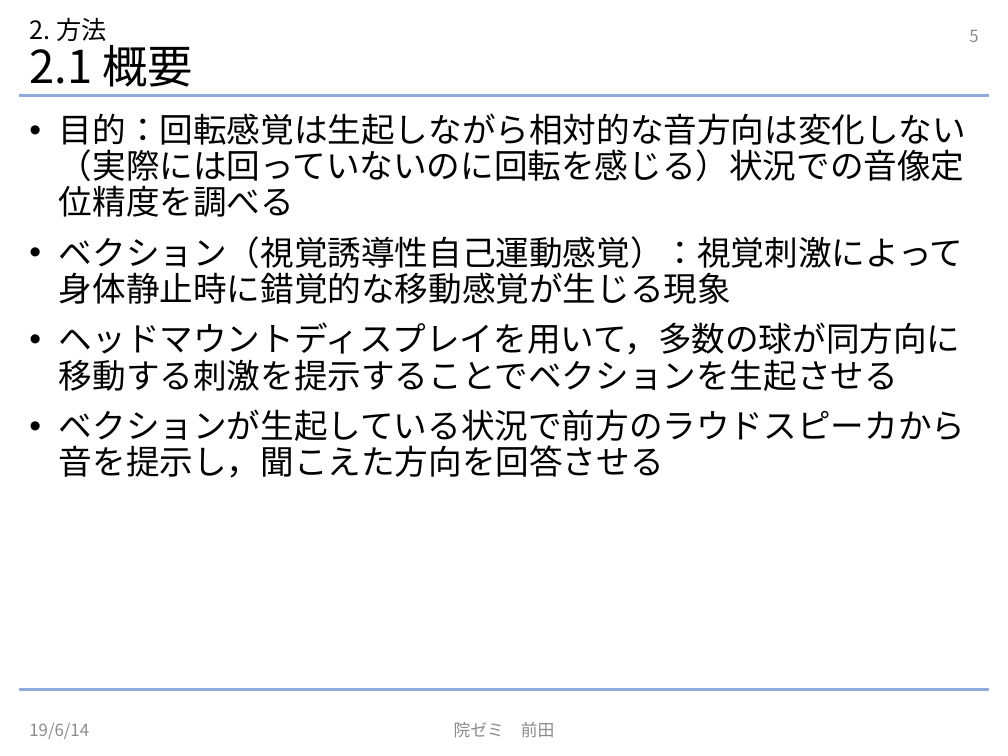
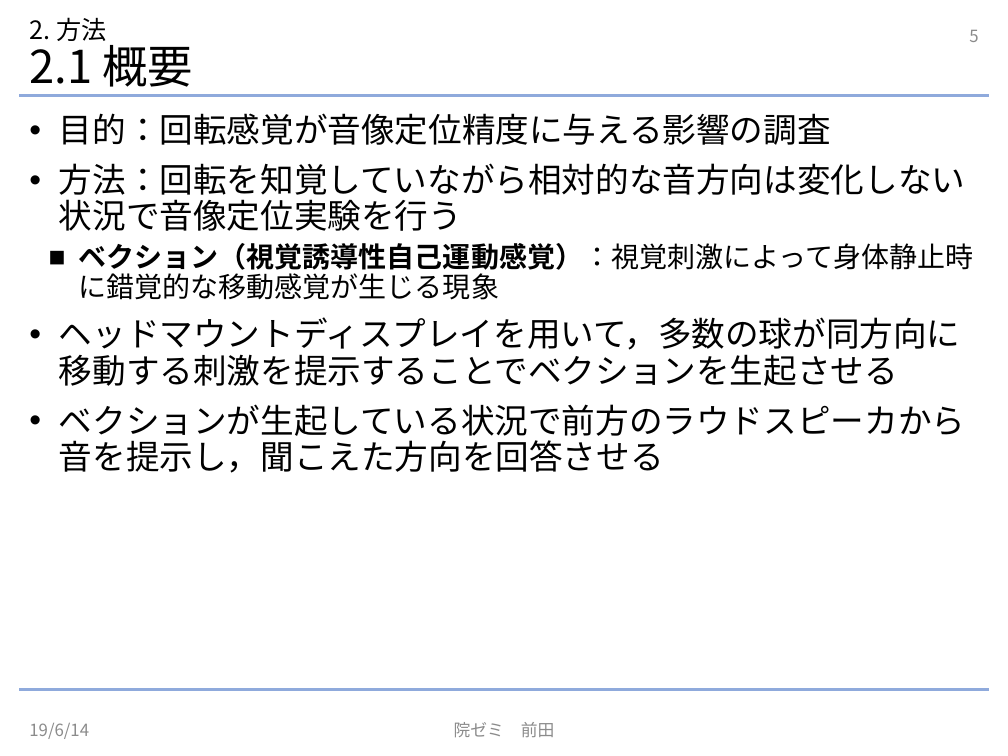
Before and after one commit to NephilimK/insemi190614, a slide deck: slide 5 of InSemi190614.pptx. Drawn at 1008x756 pixels with LibreOffice and Linux fonts; fonts in the diff are those of the drawing. Boxes give left, top, right and bottom in pixels: in the first picture for what was removed or moved away, otherwise in the second. Text is boxed around its words. In the diff, an @@ line names an element or a change of style, - is before the commit and + after.

```diff
--- a/InSemi190614.pptx
+++ b/InSemi190614.pptx
@@ text at (59,113,965,231): text changed @@
-• 目的：回転感覚は生起しながら相対的な音方向は変化しない（実際には回っていないのに回転を感じる）状況での音像定位精度を調べる
+• 目的：回転感覚が音像定位精度に与える影響の調査
+• 方法：回転を知覚していながら相対的な音方向は変化しない状況で音像定位実験を行う
@@ text at (78,243,973,300): size 24 to 20 pt, bold on in "ベクション（視覚誘導性自己運動感覚）：視覚刺激によって身体静止時に錯覚的な移動感覚が生じる現象"; bullet • to ■; list level 1 to 2 in "ベクション（視覚誘導性自己運動感覚）：視覚刺激によって身体静止時に錯覚的な移動感覚が生じる現象" @@
```
Also in this commit, not shown: 3 other slides changed, 1 other file.
